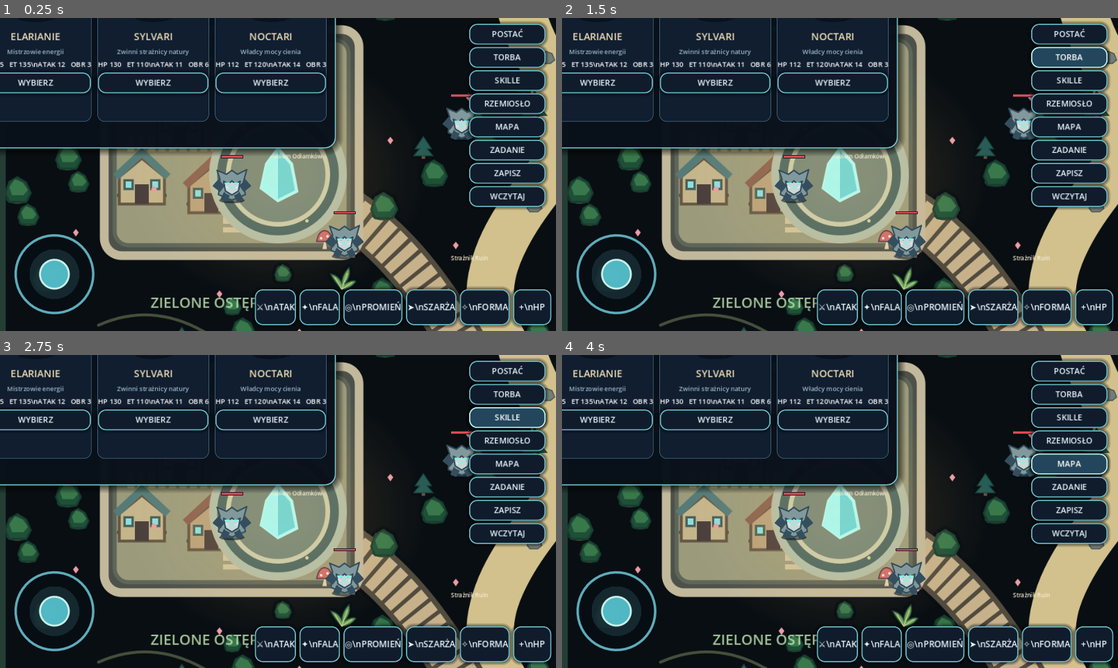
Above: before the commit, frames 1-4 (two rows, left to right).
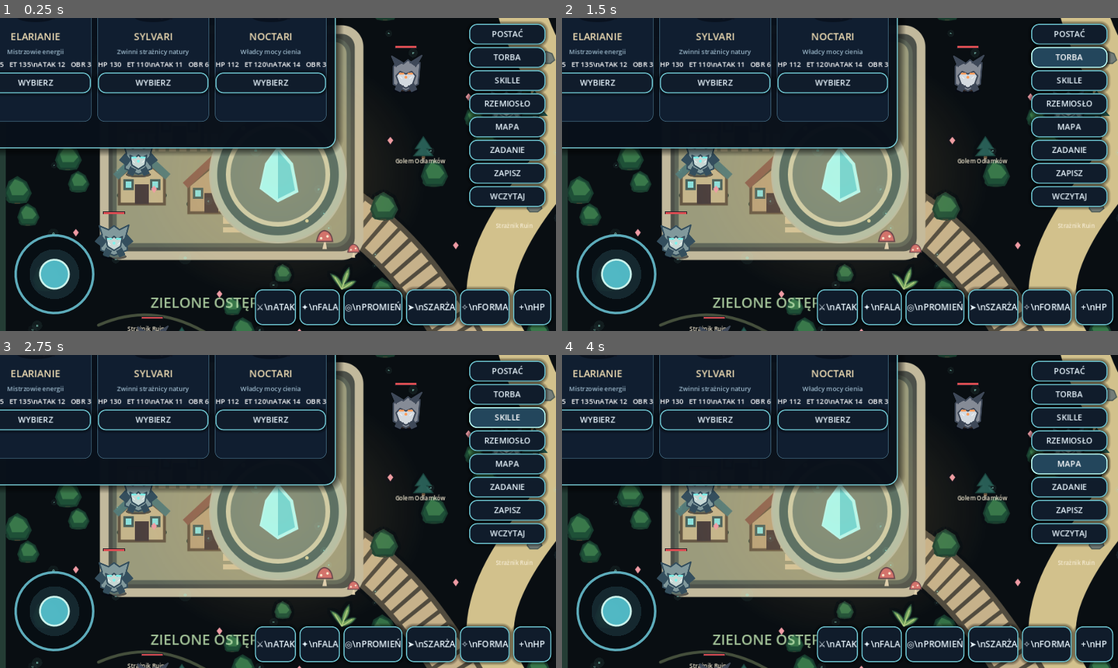
Above: after the commit, the same moments.

Repository: Kulpiak/Aetherion
Game: Godot game, scene res://scenes/main.tscn
Same seed, same stepped clock (60 frames per second), same inputs: the game is played once before the commit and once after it.
Inputs:
- Up to frame 1 (0.25 s): no input
- Up to frame 2 (1.5 s): click "POSTAĆ" at 0.5 s; click "TORBA" at 1.25 s
- Up to frame 3 (2.75 s): click "SKILLE" at 2 s
- Up to frame 4 (4 s): click "RZEMIOSŁO" at 2.75 s; click "MAPA" at 3.5 s

The runs differ from the first frame. In frame 1, 3.5% of the frame differs, in the area x 5-100%, y 4-100%; in frame 2, 3.5%; in frame 3, 3.5%; in frame 4, 3.5%.

Commit message:
Add ambient Eterium particles and biome atmosphere

Diff:
--- a/scripts/game.gd
+++ b/scripts/game.gd
@@ -111,9 +111,12 @@
 var dash_from := Vector2.ZERO
 var dash_to := Vector2.ZERO
 var player_hit_flash := 0.0
+var ambient_particles: Array[Dictionary] = []
+var ambient_time := 0.0
 
 func _ready() -> void:
  rng.randomize()
+ _init_ambient_particles()
  _spawn_enemies()
  _build_ui()
  _show_race_select()
@@ -379,6 +382,8 @@
  if held["up"] or Input.is_action_pressed("ui_up"): direction.y -= 1.0
  if held["down"] or Input.is_action_pressed("ui_down"): direction.y += 1.0
  if direction.length() > 1.0: direction = direction.normalized()
+ ambient_time += delta
+ _update_ambient_particles(delta)
  if direction != Vector2.ZERO:
   player_facing = direction
   walk_phase += delta * 11.0
@@ -444,6 +449,55 @@
    loot_drops[i] = drop
  _update_hud()
  queue_redraw()
+
+func _init_ambient_particles() -> void:
+ ambient_particles.clear()
+ for i in range(118):
+  var x := rng.randf_range(24.0,WORLD_SIZE.x-24.0)
+  var y := rng.randf_range(24.0,WORLD_SIZE.y-24.0)
+  var tint := Color("#9df4df")
+  if y < 470.0 and x > 1180.0:
+   tint = Color("#c8eaff")
+  elif y > 900.0 and x < 820.0:
+   tint = Color("#ffe0a0")
+  elif y > 850.0 and x > 1260.0:
+   tint = Color("#ffad82")
+  elif x > 930.0 and x < 1320.0:
+   tint = Color("#8deeff")
+  ambient_particles.append({
+   "pos":Vector2(x,y),
+   "velocity":Vector2(rng.randf_range(-5.0,5.0),rng.randf_range(-13.0,-3.0)),
+   "size":rng.randf_range(1.0,2.8),
+   "phase":rng.randf_range(0.0,TAU),
+   "tint":tint
+  })
+
+func _update_ambient_particles(delta: float) -> void:
+ for i in range(ambient_particles.size()):
+  var mote: Dictionary = ambient_particles[i]
+  var position: Vector2 = mote["pos"]
+  var velocity: Vector2 = mote["velocity"]
+  position += velocity * delta
+  position.x += sin(ambient_time*0.7+float(mote["phase"]))*3.0*delta
+  if position.y < 12.0:
+   position.y = WORLD_SIZE.y-12.0
+   position.x = rng.randf_range(24.0,WORLD_SIZE.x-24.0)
+  if position.x < 12.0:
+   position.x = WORLD_SIZE.x-12.0
+  elif position.x > WORLD_SIZE.x-12.0:
+   position.x = 12.0
+  mote["pos"] = position
+  ambient_particles[i] = mote
+
+func _draw_ambient_particles() -> void:
+ for mote in ambient_particles:
+  var phase := float(mote["phase"])
+  var pulse := 0.35+0.3*(0.5+0.5*sin(ambient_time*2.1+phase))
+  var position: Vector2 = mote["pos"]
+  var size := float(mote["size"])
+  var tint: Color = mote["tint"]
+  draw_circle(position,size*4.0,Color(tint.r,tint.g,tint.b,pulse*0.10))
+  draw_circle(position,size,Color(tint.r,tint.g,tint.b,pulse*0.72))
 
 func _on_virtual_stick(value: Vector2) -> void:
  held["left"] = value.x < -0.18
@@ -971,6 +1025,7 @@
 
 func _draw() -> void:
  _draw_world()
+ _draw_ambient_particles()
  _draw_landmarks()
  if started:
   _draw_npc()
